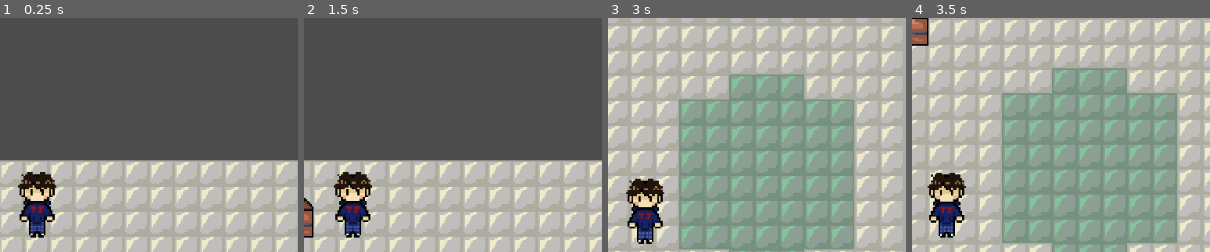
Above: before the commit, frames 1-4 (left to right).
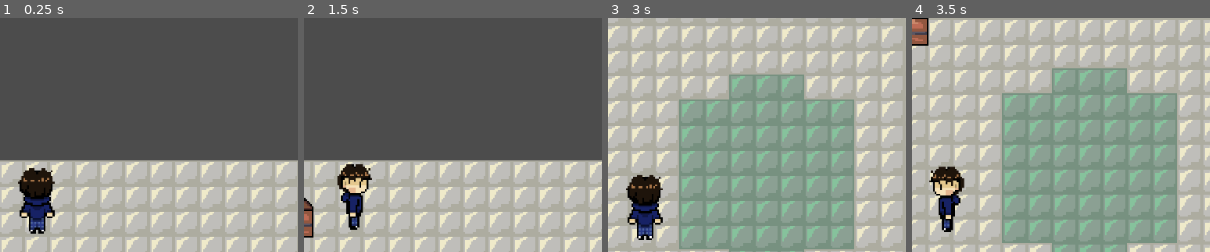
Above: after the commit, the same moments.

Repository: ygda-org/summer23
Game: Godot game, scene res://Areas/Tutorial.tscn
Same seed, same stepped clock (60 frames per second), same inputs: the game is played once before the commit and once after it.
Inputs:
- Up to frame 1 (0.25 s): no input
- Up to frame 2 (1.5 s): tap Enter at 0.5 s; hold A (a) 0.53-1.28 s; tap D (d) at 0.8, 1.35 s
- Up to frame 3 (3 s): tap S (s) at 1.55 s; hold S (s) 2.03-2.78 s; tap W (w) at 2.3, 2.85 s
- Up to frame 4 (3.5 s): tap A (a) at 3.05 s
The pictures show only the part of the screen within x 14-64%, y 5-55%; the shares and areas given below are measured in that part.

The runs differ from the first frame. In frame 1, 2.0% of the frame differs, in the area x 6-20%, y 64-95%; in frame 2, 2.6%, in the area x 9-23%, y 62-95%; in frame 3, 2.0%; in frame 4, 2.5%.

Commit message:
better idling

Diff:
--- a/Areas/Tutorial.tscn
+++ b/Areas/Tutorial.tscn
@@ -23,7 +23,6 @@
 [node name="StaticBody2D" type="StaticBody2D" parent="Sprite"]
 
 [node name="CollisionShape2D" type="CollisionShape2D" parent="Sprite/StaticBody2D"]
-scale = Vector2( 1, 1 )
 shape = SubResource( 1 )
 
 [node name="TileMap" type="TileMap" parent="."]
--- a/Player.gd
+++ b/Player.gd
@@ -3,23 +3,35 @@
 
 export var speed = 200
 var velocity = Vector2.ZERO
+var direction = 0
 
 func get_input():
 	velocity = Vector2.ZERO
 	if Input.is_action_pressed("a"):
 		velocity.x -= 1
 		$AnimatedSprite.play("walkLeft")
+		direction = 3
 	elif Input.is_action_pressed("d"):
 		velocity.x += 1
 		$AnimatedSprite.play("walkRight")
+		direction = 1
 	elif Input.is_action_pressed("w"):
 		velocity.y -= 1
 		$AnimatedSprite.play("walkUp")
+		direction = 0
 	elif Input.is_action_pressed("s"):
 		velocity.y += 1
 		$AnimatedSprite.play("walkDown")
+		direction = 2
 	else:
-		$AnimatedSprite.play("idle")
+		if(direction == 0):
+			$AnimatedSprite.play("idleUp")
+		if(direction == 1):
+			$AnimatedSprite.play("idleRight")
+		if(direction == 2):
+			$AnimatedSprite.play("idleDown")
+		if(direction == 3):
+			$AnimatedSprite.play("idleLeft")
 	velocity = velocity.normalized() * speed
 
 func _physics_process(delta):
--- a/Player.tscn
+++ b/Player.tscn
@@ -10,6 +10,21 @@
 flags = 4
 atlas = ExtResource( 1 )
 region = Rect2( 2400, 120, 800, 320 )
+
+[sub_resource type="AtlasTexture" id=20]
+flags = 4
+atlas = ExtResource( 1 )
+region = Rect2( 800, 760, 800, 320 )
+
+[sub_resource type="AtlasTexture" id=21]
+flags = 4
+atlas = ExtResource( 1 )
+region = Rect2( 800, 1080, 800, 320 )
+
+[sub_resource type="AtlasTexture" id=22]
+flags = 4
+atlas = ExtResource( 1 )
+region = Rect2( 800, 440, 800, 320 )
 
 [sub_resource type="AtlasTexture" id=2]
 flags = 4
@@ -95,7 +110,22 @@
 animations = [ {
 "frames": [ SubResource( 19 ) ],
 "loop": true,
-"name": "idle",
+"name": "idleDown",
+"speed": 5.0
+}, {
+"frames": [ SubResource( 20 ) ],
+"loop": true,
+"name": "idleLeft",
+"speed": 5.0
+}, {
+"frames": [ SubResource( 21 ) ],
+"loop": true,
+"name": "idleRight",
+"speed": 5.0
+}, {
+"frames": [ SubResource( 22 ) ],
+"loop": true,
+"name": "idleUp",
 "speed": 5.0
 }, {
 "frames": [ SubResource( 2 ), SubResource( 3 ), SubResource( 4 ), SubResource( 5 ) ],
@@ -131,7 +161,7 @@
 position = Vector2( -42, -18 )
 scale = Vector2( 0.146767, 0.153516 )
 frames = SubResource( 18 )
-animation = "walkDown"
+animation = "idleUp"
 
 [node name="Camera2D" type="Camera2D" parent="."]
 current = true
Not shown: 1 places in Player.tscn that only renumber resources
